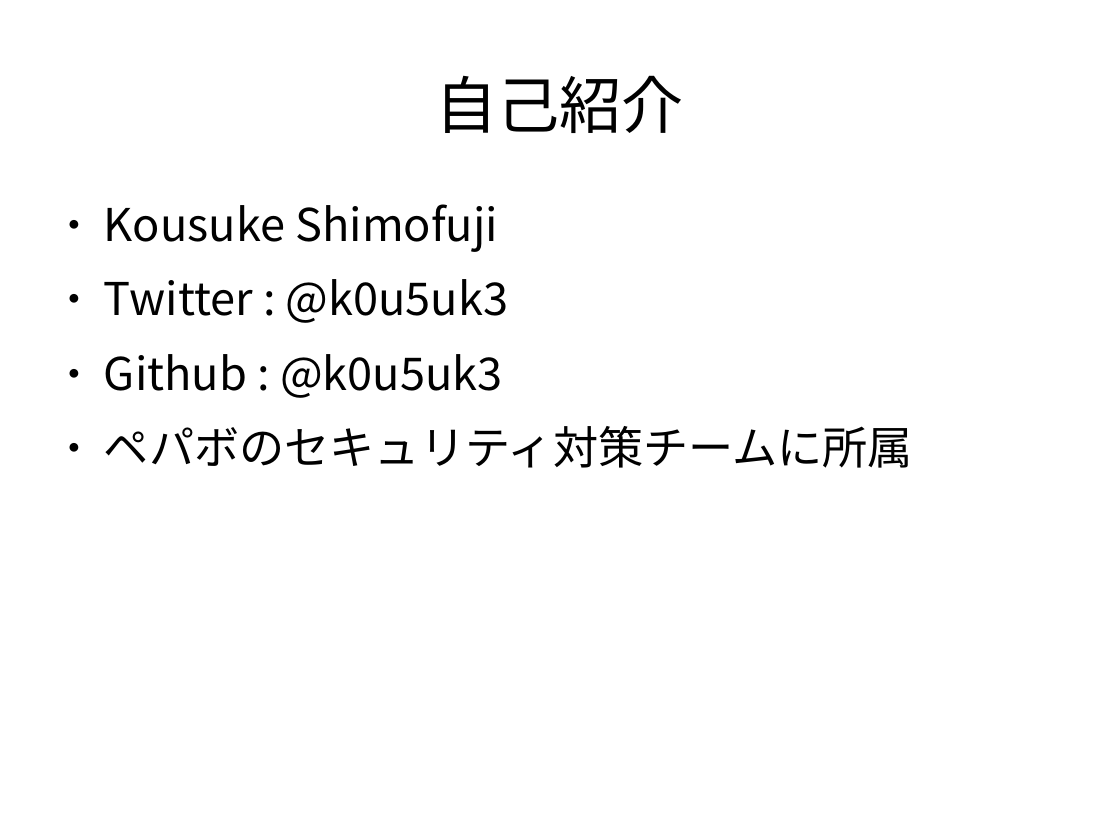
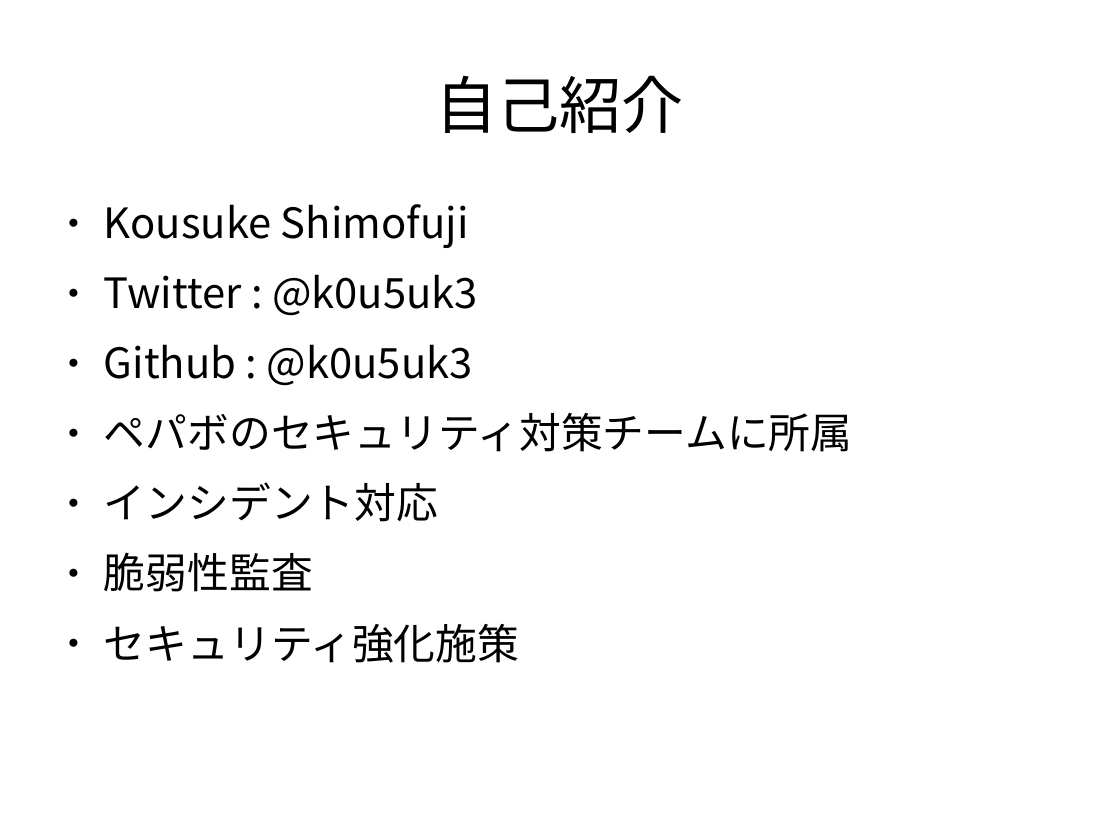
Before and after one commit to k0u5uk3/obfuscated-php-webshell-detector, a slide deck: slide 2 of doc/HostingCasual.odp. Drawn at 1120x840 pixels with LibreOffice and Linux fonts; fonts in the diff are those of the drawing. Boxes give left, top, right and bottom in pixels: in the first picture for what was removed or moved away, otherwise in the second. Text is boxed around its words. In the diff, an @@ line names an element or a change of style, - is before the commit and + after.

```diff
--- a/doc/HostingCasual.odp
+++ b/doc/HostingCasual.odp
@@ text at <box>104,204,852,452</box>: size 32 to 29.6 pt in "Kousuke Shimofuji", "Twitter : @k0u5uk3", "Github : @k0u5uk3", "ペパボのセキュリティ対策チームに所属" @@
@@ text at <box>104,482,519,663</box>: paragraphs added @@
+● インシデント対応
+● 脆弱性監査
+● セキュリティ強化施策
```
Also in this commit, not shown: 1 other slide changed, 1 other file.
